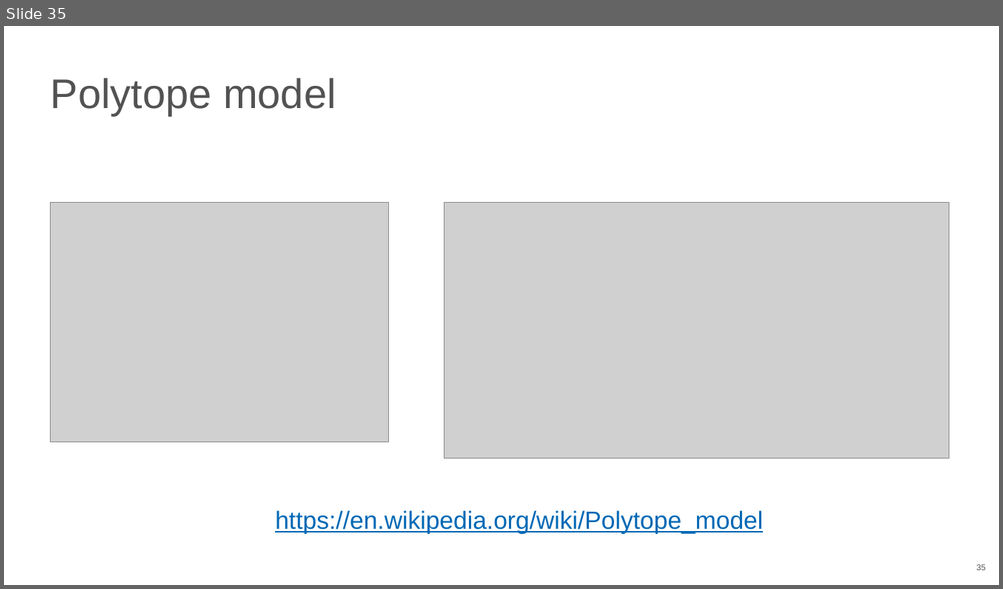
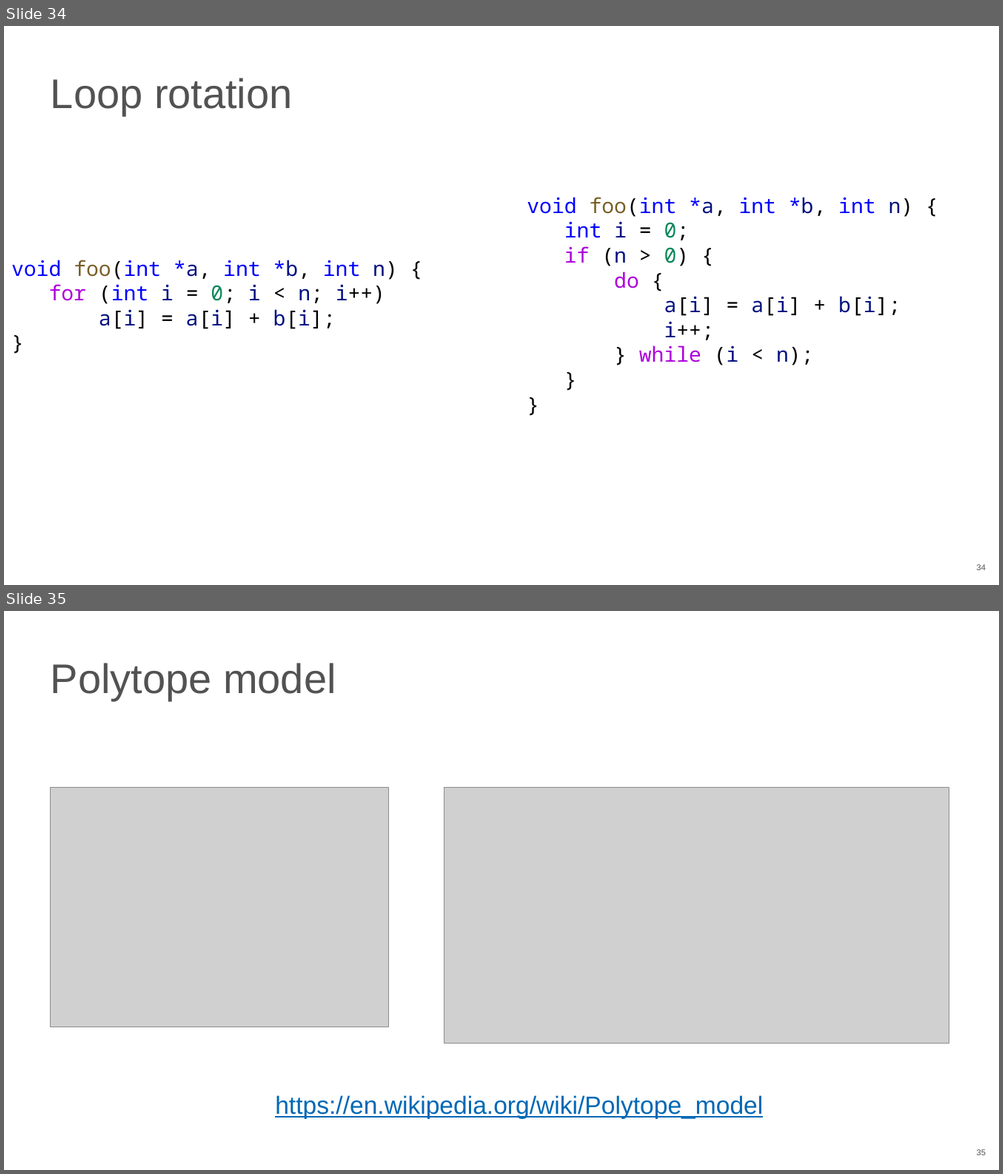
Before and after one commit to NN-complr-tech/Complr-course-lectures, a slide deck: 06-Optimizations-2.pptx. Shown one above the other, each under a label of ours: slide 35 before the commit, slides 34 and 35 after it. The pictures are 1003x589 and 1003x1174 pixels, drawn with LibreOffice and Linux fonts; fonts in the diff are those of the drawing; grey boxes stand for pictures. Boxes give left, top, right and bottom in pixels: in the first picture for what was removed or moved away, otherwise in the second. Text is boxed around its words. In the diff, an @@ line names an element or a change of style, - is before the commit and + after.

Commit message:
Update 06-Optimizations-2 slides (2026)
- Fix typo on loop unroll/reroll slides
- Convert loop example screenshots to the text

```diff
--- a/06-Optimizations-2.pptx
+++ b/06-Optimizations-2.pptx
@@ slide 34 added at <box>4,26,999,585</box>, background #FFFFFF; not listed: 1 template element that a slide beside it also shows @@
@@ title added at <box>51,78,293,116</box>, 40 pt, text #525252 @@
+Loop rotation
@@ text added at <box>526,197,913,366</box>, 20 pt, text #000000 @@
+void foo(int *a, int *b, int n) {
+int i = 0;
+if (n > 0) {
+do {
+a[i] = a[i] + b[i];
+i++;
+} while (i < n);
+}
+}
@@ text added at <box>11,260,398,329</box>, 20 pt, text #000000 @@
+void foo(int *a, int *b, int n) {
+for (int i = 0; i < n; i++)
+a[i] = a[i] + b[i];
+}
```
Also in this commit, not shown: 1 slide changed, 9 other slides added, 10 slides removed.
